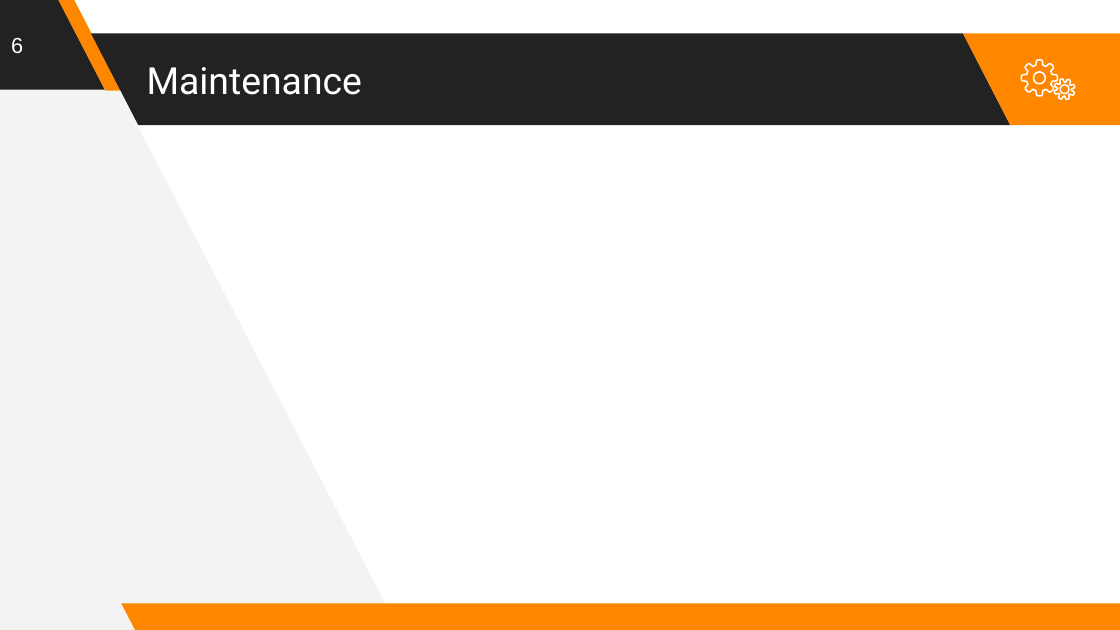
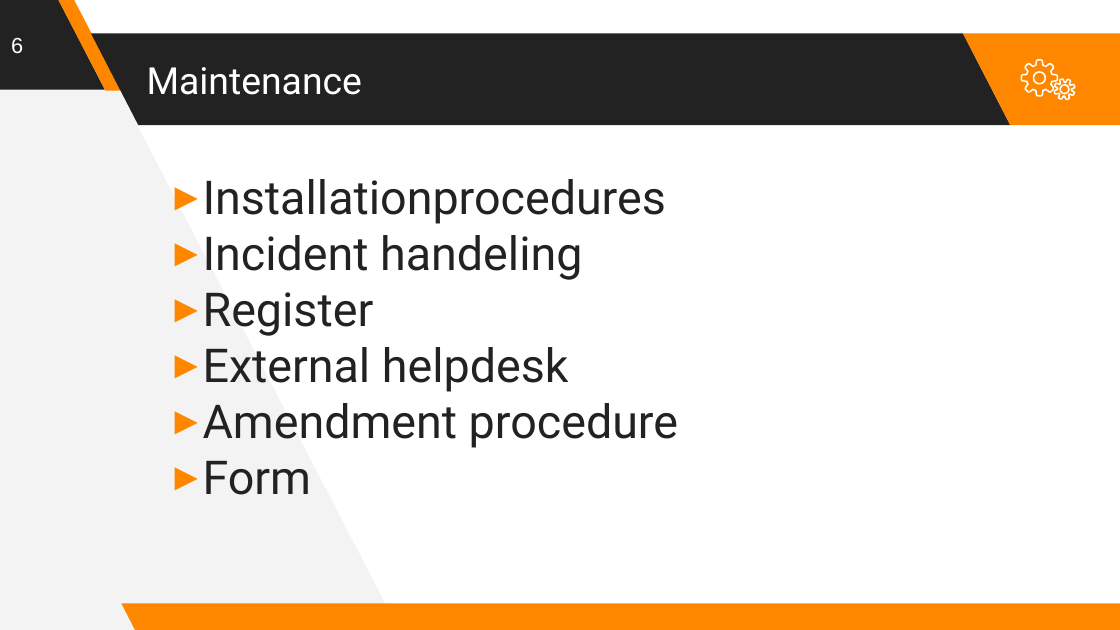
Before and after one commit to Reboocca/Blokboek5, a slide deck: slide 6 of 4_Onderhoudsprocedures/Presentation.pptx. Drawn at 1120x630 pixels with LibreOffice and Linux fonts; fonts in the diff are those of the drawing. Boxes give left, top, right and bottom in pixels: in the first picture for what was removed or moved away, otherwise in the second. Text is boxed around its words. In the diff, an @@ line names an element or a change of style, - is before the commit and + after.

```diff
--- a/4_Onderhoudsprocedures/Presentation.pptx
+++ b/4_Onderhoudsprocedures/Presentation.pptx
@@ text added at [203, 179, 678, 495], 30 pt, text #222222 @@
+▸ Installationprocedures
+▸ Incident handeling
+▸ Register
+▸ External helpdesk
+▸ Amendment procedure
+▸ Form
```
